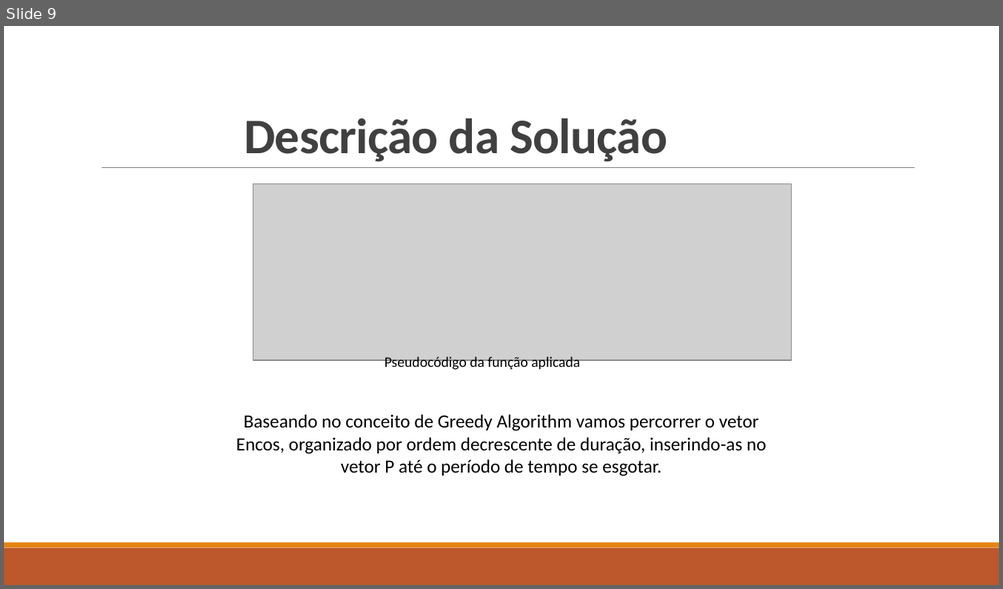
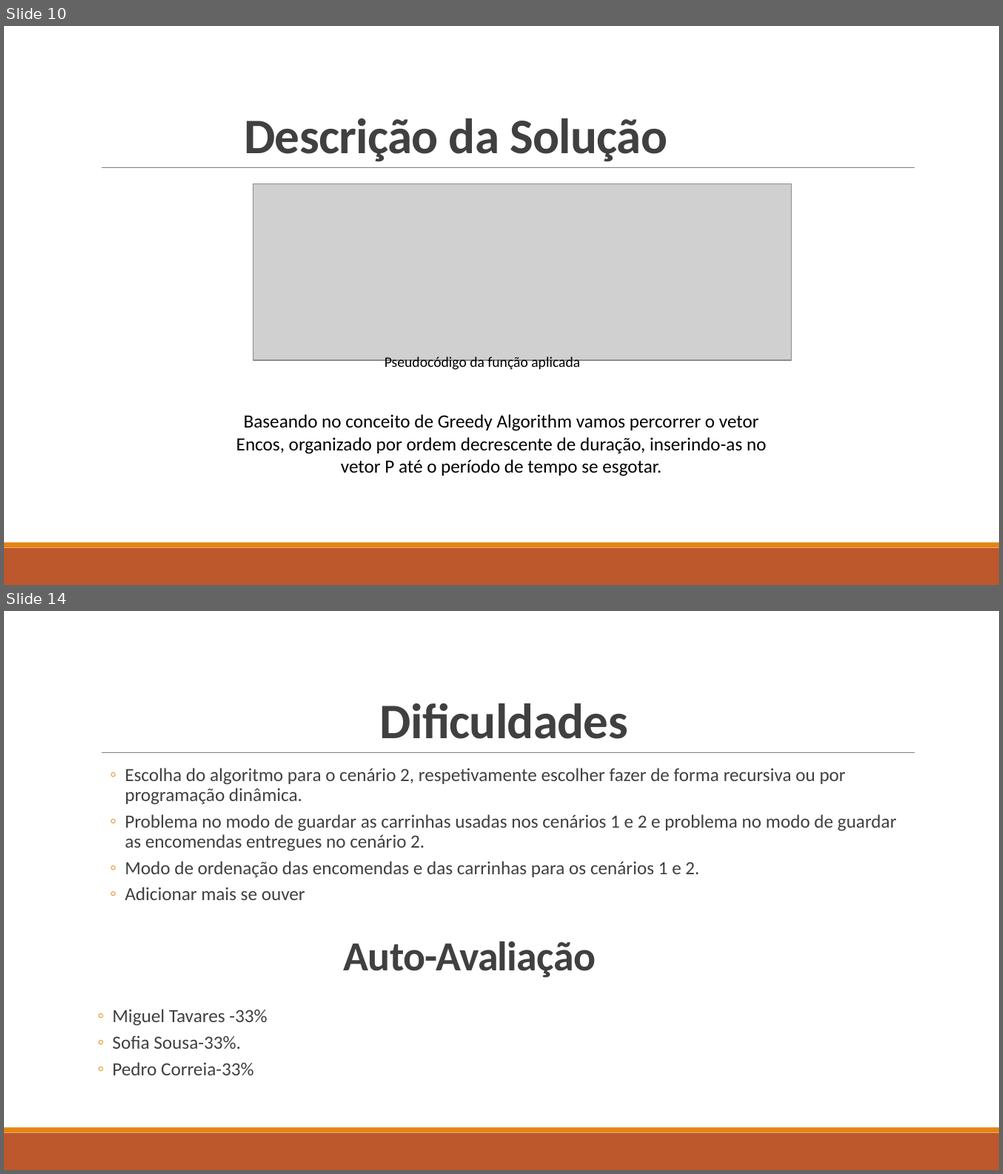
Before and after one commit to Miggs7/DA-Proj-22, a slide deck: Presentation/Logística Urbana para Entrega de Mercadorias.pptx. Shown one above the other, each under a label of ours: slide 9 before the commit, slides 10 and 14 after it; the slides between them are not shown. The pictures are 1003x589 and 1003x1174 pixels, drawn with LibreOffice and Linux fonts; fonts in the diff are those of the drawing; grey boxes stand for pictures. Boxes give left, top, right and bottom in pixels: in the first picture for what was removed or moved away, otherwise in the second. Text is boxed around its words. In the diff, an @@ line names an element or a change of style, - is before the commit and + after.

```diff
--- a/Presentation/Logística Urbana para Entrega de Mercadorias.pptx
+++ b/Presentation/Logística Urbana para Entrega de Mercadorias.pptx
@@ slide 14 added at (4,611,999,1170), background #FFFFFF; not listed: 3 template elements that a slide beside it also shows @@
@@ title added at (380,703,628,739), 48 pt, text #404040, bold @@
+Dificuldades
@@ text added at (125,768,896,900), 18 pt, text #404040 @@
+  ◦ Escolha do algoritmo para o cenário 2, respetivamente escolher fazer de forma recursiva ou por programação dinâmica.
+  ◦ Problema no modo de guardar as carrinhas usadas nos cenários 1 e 2 e problema no modo de guardar as encomendas entregues no cenário 2.
+  ◦ Modo de ordenação das encomendas e das carrinhas para os cenários 1 e 2.
+  ◦ Adicionar mais se ouver
@@ text added at (344,941,595,978), 40 pt, text #404040, bold @@
+Auto-Avaliação
@@ text added at (112,1009,267,1076), 18 pt, text #404040 @@
+  ◦ Miguel Tavares -33%
+  ◦ Sofia Sousa-33%.
+  ◦ Pedro Correia-33%
@@ what was slide 9 is now slide 10 @@
```
Also in this commit, not shown: 6 slides changed, 3 other slides added, 1 slide removed, 9 other files.
